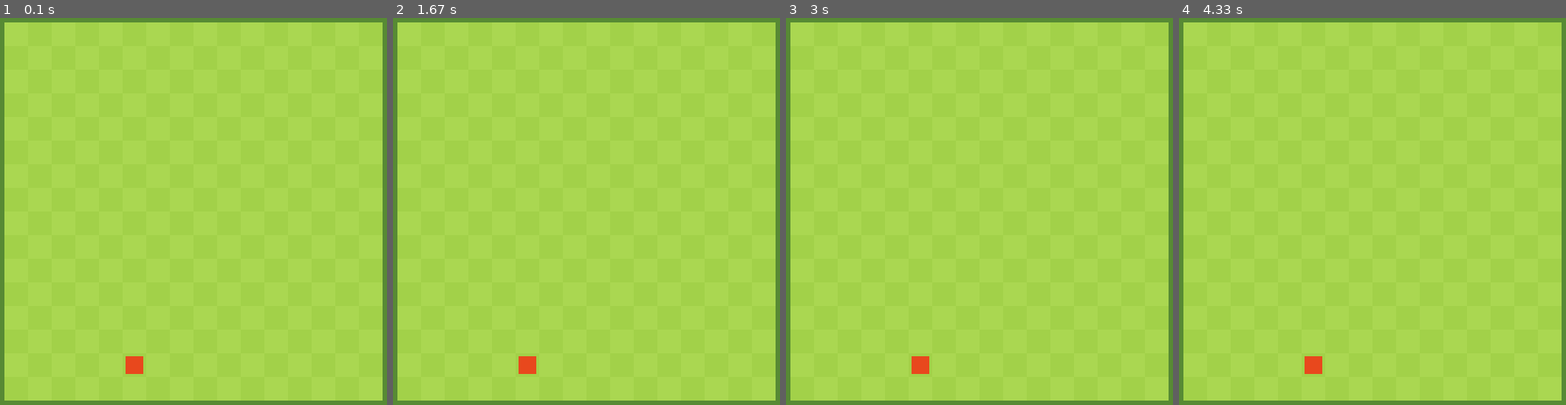
Above: before the commit, frames 1-4 (left to right).
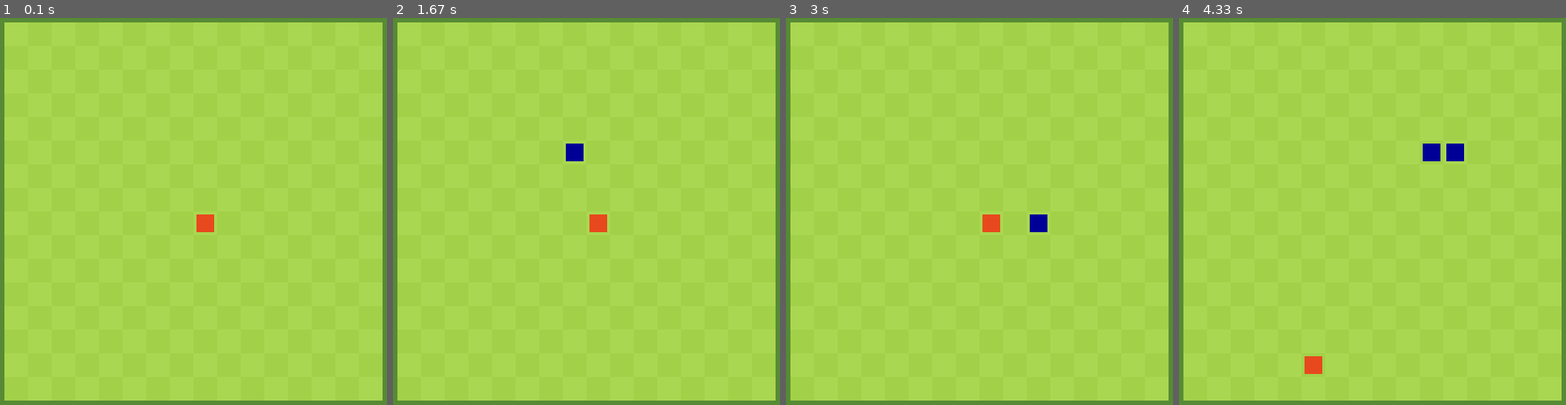
Above: after the commit, the same moments.

Repository: ThijmenStarrie/PygameSnake
Game: pygame game, started from PyGameSnake.py
Same seed, same stepped clock (60 frames per second), same inputs: the game is played once before the commit and once after it.
Inputs:
- Up to frame 1 (0.1 s): no input
- Up to frame 2 (1.67 s): hold Right 0.33-0.8 s; hold Up 0.83-1.18 s; hold Right from 1.22 s (still down)
- Up to frame 3 (3 s): release Right at 1.68 s; hold Left 1.72-2.25 s; hold Down 2.28-2.73 s; hold Left from 2.77 s (still down)
- Up to frame 4 (4.33 s): release Left at 3.22 s; hold Up 3.25-3.7 s; hold Right from 3.73 s (still down)

The runs differ from the first frame. In frame 1, 0.4% of the frame differs, in the area x 32-56%, y 50-92%; in frame 2, 0.6%, in the area x 32-56%, y 32-92%; in frame 3, 0.6%; in frame 4, 0.4%.

Commit message:
snake kinda working but it kills itself when it shouln't when key are pressed in a specific order

Diff:
--- a/PyGameSnake.py
+++ b/PyGameSnake.py
@@ -12,16 +12,19 @@
 green      = (162, 209, 73)
 lightgreen = (170, 215, 81)
 darkgreen  = (87,  138, 52)
+blue       = (0,   0,   255)
+darkblue   = (0,   0,   150)
 
-# Keys
+# keys
 keyup = 273
 keyleft = 276
 keyright = 275
 keydown = 274
-key = "none"
+direction = (0, 0)
+last_direction = (0, 0)
 
 # graphics
-FPS = 12
+FPS = 6
 FPSCLOCK = pygame.time.Clock()
 square_size = 32
 board_width = 16
@@ -32,10 +35,18 @@
 odd_color = green
 even_color = lightgreen
 apple_margin = 4
+snake_margin = 4
+snake_color = blue
+snake_head_color = darkblue
+apple_color = red
 
 # game
 score = 0
-apple_xy = (0, 0)
+apple_xy = (8, 8)
+snake_xy = [(2, 8)]
+ate_apple = False
+dead = False
+
 
 def background_grid():
     pygame.draw.rect(DISPLAYSURF, margin_color, (0, 0, board_width * square_size + xmargin * 2, ymargin))  # top margin
@@ -57,32 +68,102 @@
     pygame.draw.rect(DISPLAYSURF, color, (xmargin + x * square_size, ymargin + y * square_size,
                                           square_size, square_size))
 
+
 def random_apple():
-    apple = (random.randrange(board_width), random.randrange(board_height))
-    applex, appley = apple
-    pygame.draw.rect(DISPLAYSURF, red, (xmargin + applex * square_size + apple_margin,
-                                        ymargin + appley * square_size + apple_margin,
-                                        square_size - 2 * apple_margin, square_size - 2 * apple_margin))
+    while True:
+        apple = (random.randrange(board_width), random.randrange(board_height))
+        applex, appley = apple
+        for s in snake_xy:
+            if s != apple:
+                break
+        else:
+            continue
+        break
+    pygame.draw.rect(DISPLAYSURF, apple_color, (xmargin + applex * square_size + apple_margin,
+                                                ymargin + appley * square_size + apple_margin,
+                                                square_size - 2 * apple_margin, square_size - 2 * apple_margin))
     return apple
 
 
 def key_input(keyinput):
-    if keyinput == keyup:
-        return "UP"
-    if keyinput == keydown:
-        return "DOWN"
-    if keyinput == keyleft:
-        return "LEFT"
-    if keyinput == keyright:
-        return  "RIGHT"
+    global last_direction
+    if keyinput == keyup and last_direction != (0, 1):
+        print("UP")
+        return (0, -1)
+    elif keyinput == keydown and last_direction != (0, -1):
+        print("DOWN")
+        return (0, 1)
+    elif keyinput == keyleft and last_direction != (1, 0):
+        print("LEFT")
+        return (-1, 0)
+    elif keyinput == keyright and last_direction != (1, 0):
+        print("RIGHT")
+        return (1, 0)
+    else:
+        return last_direction
+
+def snake():
+    global dead, ate_apple, score, apple_xy, last_direction
+    last_head_x, last_head_y = snake_xy[-1]
+    print(direction)
+    last_direction = direction
+    direction_x, direction_y = direction
+    next_snake_xy = (last_head_x + direction_x, last_head_y + direction_y)
+    if next_snake_xy[0] < 0 or next_snake_xy[0] > board_width - 1:
+        dead = True
+        print("0")
+        return
+    elif next_snake_xy[1] < 0 or next_snake_xy[1] > board_height - 1:
+        dead = True
+        print("1")
+        return
+    elif next_snake_xy in snake_xy and len(snake_xy) > 1:
+        dead = True
+        print("2")
+        return
+    elif next_snake_xy == apple_xy:
+        ate_apple = True
+        score += 1
+        apple_xy = random_apple()
+    snake_xy.append(next_snake_xy)
+    render_snake()
+
+
+def render_snake():
+    global ate_apple
+    head_x, head_y = snake_xy[-1]
+    print(snake_xy[-1])
+    pygame.draw.rect(DISPLAYSURF, snake_head_color, (xmargin + head_x * square_size + snake_margin,
+                                                     ymargin + head_y * square_size + snake_margin,
+                                                     square_size - 2 * snake_margin, square_size - 2 * snake_margin))
+    if len(snake_xy) > 1:
+        last_head_x, last_head_y = snake_xy[-2]
+        pygame.draw.rect(DISPLAYSURF, snake_head_color, (xmargin + last_head_x * square_size + snake_margin,
+                                                         ymargin + last_head_y * square_size + snake_margin,
+                                                         square_size - 2 * snake_margin,
+                                                         square_size - 2 * snake_margin))
+    if not ate_apple and len(snake_xy) > 1:
+        tail_x, tail_y = snake_xy.pop(0)
+        if (tail_x + tail_y) % 2 == 0:
+            draw_square(tail_x, tail_y, even_color)
+        else:
+            draw_square(tail_x, tail_y, odd_color)
+    else:
+        ate_apple = False
+
+
+def update_score(n):
+    pygame.display.set_caption("Snake  - score: " + str(n))
 
 
 DISPLAYSURF = pygame.display.set_mode((board_width * square_size + xmargin * 2,
                                        board_height * square_size + ymargin * 2))
-pygame.display.set_caption("Snake  - score: " + str(score))
 
+update_score(score)
 background_grid()
-print(random_apple())
+pygame.draw.rect(DISPLAYSURF, apple_color, (xmargin + apple_xy[0] * square_size + apple_margin,
+                                                ymargin + apple_xy[1] * square_size + apple_margin,
+                                                square_size - 2 * apple_margin, square_size - 2 * apple_margin))
 
 while True:
     for event in pygame.event.get():
@@ -90,11 +171,9 @@
             pygame.quit()
             sys.exit()
         elif event.type == KEYDOWN:
-            key == key_input(event.key)
-
-
-
-
-
+            direction = key_input(event.key)
+    if not dead:
+        snake()
+        update_score(score)
     pygame.display.update()
     FPSCLOCK.tick(FPS)
